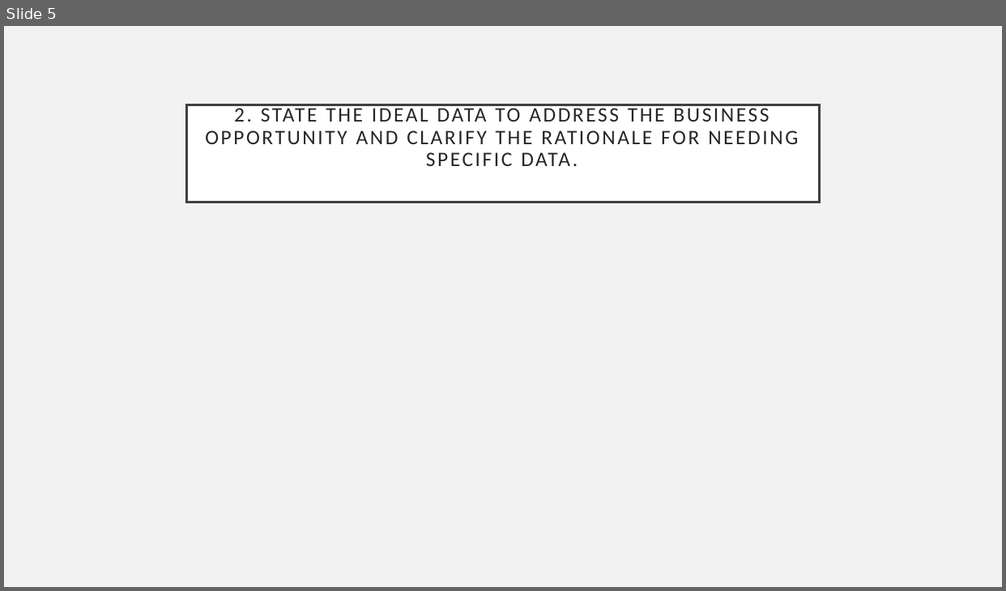
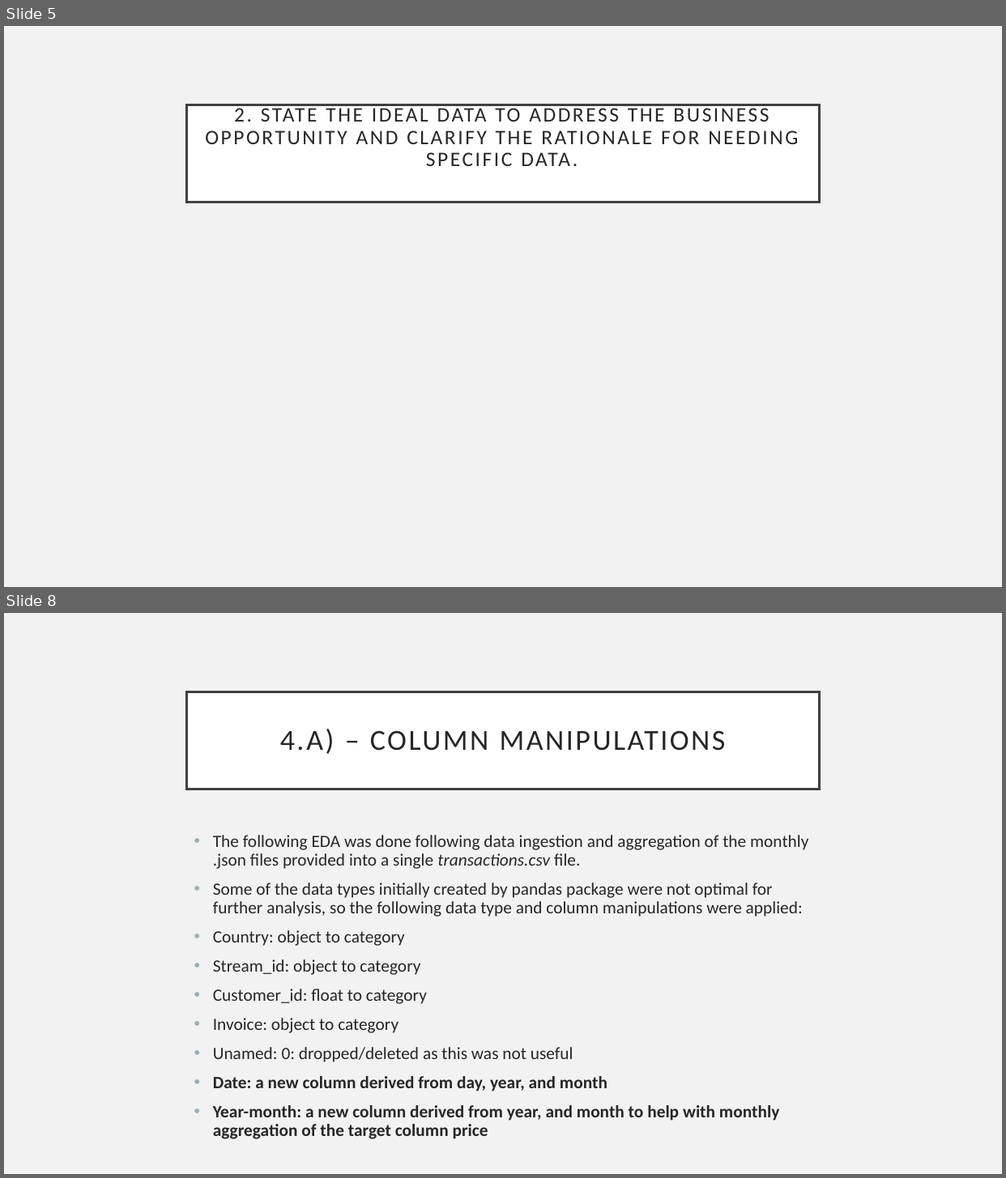
Before and after one commit to richardcure/capstone, a slide deck: Part 1 Data Investigation/AAVAiL Revenue Prediction - Data Investigation Summary.pptx. Shown one above the other, each under a label of ours: slide 5 before the commit, slides 5 and 8 after it; the slides between them are not shown. The pictures are 1006x591 and 1006x1178 pixels, drawn with LibreOffice and Linux fonts; fonts in the diff are those of the drawing. Boxes give left, top, right and bottom in pixels: in the first picture for what was removed or moved away, otherwise in the second. Text is boxed around its words. In the diff, an @@ line names an element or a change of style, - is before the commit and + after.

```diff
--- a/Part 1 Data Investigation/AAVAiL Revenue Prediction - Data Investigation Summary.pptx
+++ b/Part 1 Data Investigation/AAVAiL Revenue Prediction - Data Investigation Summary.pptx
@@ slide 8 added at (4,613,1002,1174), background #F2F2F2 @@
@@ title added at (187,692,819,789), fill #FFFFFF, outline #404040 2.5 pt, 28 pt, text #262626 @@
+4.A) – COLUMN MANIPULATIONS
@@ text added at (213,835,808,1139), 16.6 pt, text #262626 @@
+• The following EDA was done following data ingestion and aggregation of the monthly .json files provided into a single transactions.csv file.
+• Some of the data types initially created by pandas package were not optimal for further analysis, so the following data type and column manipulations were applied:
+• Country: object to category
+• Stream_id: object to category
+• Customer_id: float to category
+• Invoice: object to category
+• Unamed: 0: dropped/deleted as this was not useful
+• Date: a new column derived from day, year, and month
+• Year-month: a new column derived from year, and month to help with monthly aggregation of the target column price
```
Also in this commit, not shown: 2 slides changed, 7 other slides added, 1 slide removed, 12 other files.
